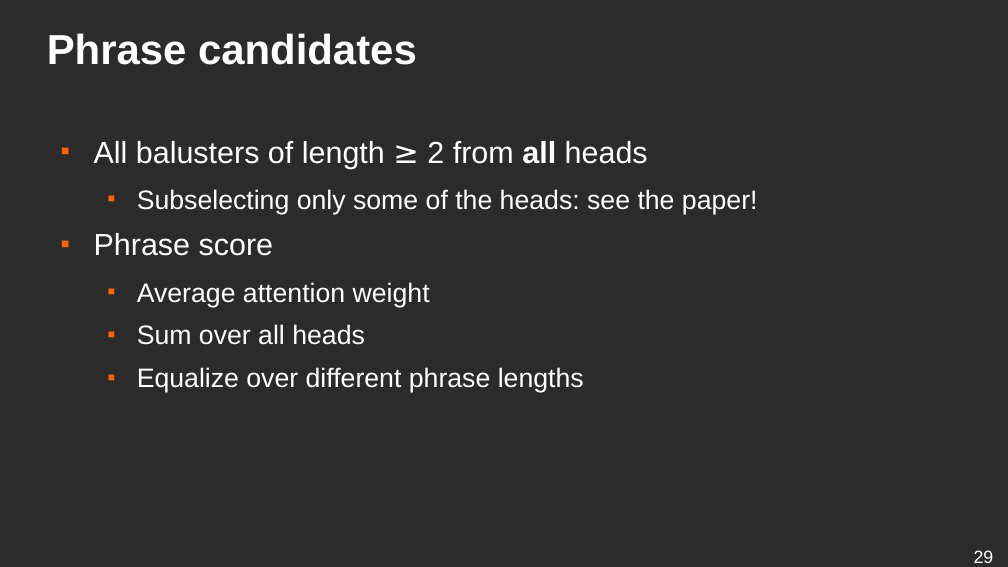
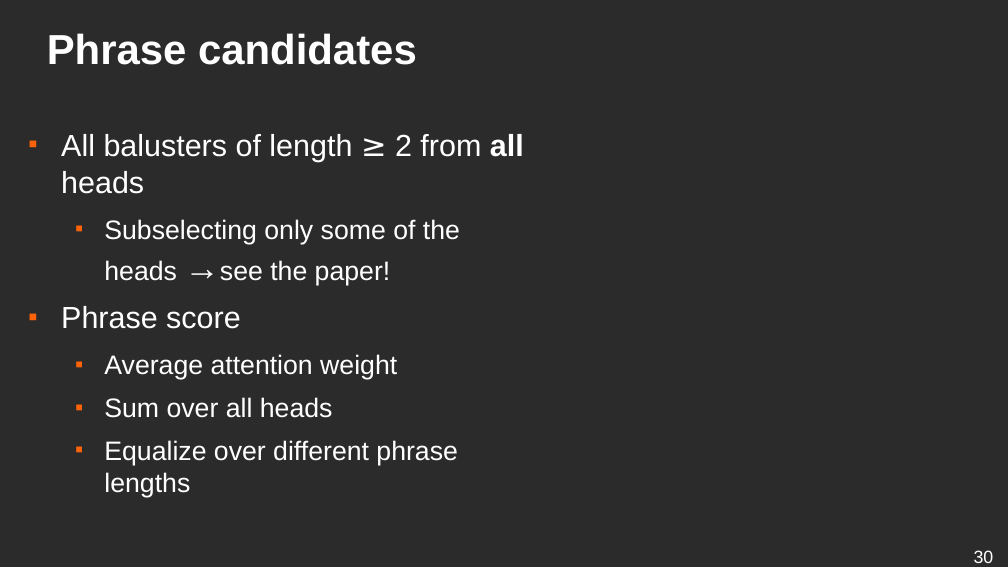
Before and after one commit to ufal/lsd, a slide deck: slide 30 of conferences/2019-blackbox-balustrades/presentation.odp (slide 29 before the commit). Drawn at 1008x567 pixels with LibreOffice and Linux fonts; fonts in the diff are those of the drawing; background and template pictures are left out; a plain dark background stands for a picture behind light text. Boxes give left, top, right and bottom in pixels: in the first picture for what was removed or moved away, otherwise in the second. Text is boxed around its words. In the diff, an @@ line names an element or a change of style, - is before the commit and + after.

```diff
--- a/conferences/2019-blackbox-balustrades/presentation.odp
+++ b/conferences/2019-blackbox-balustrades/presentation.odp
@@ text "All balusters of length ≥ ..." moved from (x1=94, y1=141, x2=758, y2=393) to (x1=61, y1=134, x2=524, y2=497) @@
@@ text at (x1=104, y1=219, x2=460, y2=285): text changed @@
-  ■ Subselecting only some of the heads: see the paper!
+  ■ Subselecting only some of the heads →see the paper!
@@ page number at (x1=974, y1=550, x2=994, y2=563): text changed @@
-29
+30
```
Also in this commit, not shown: 5 other slides changed, 2 slides added, 2 other files.
